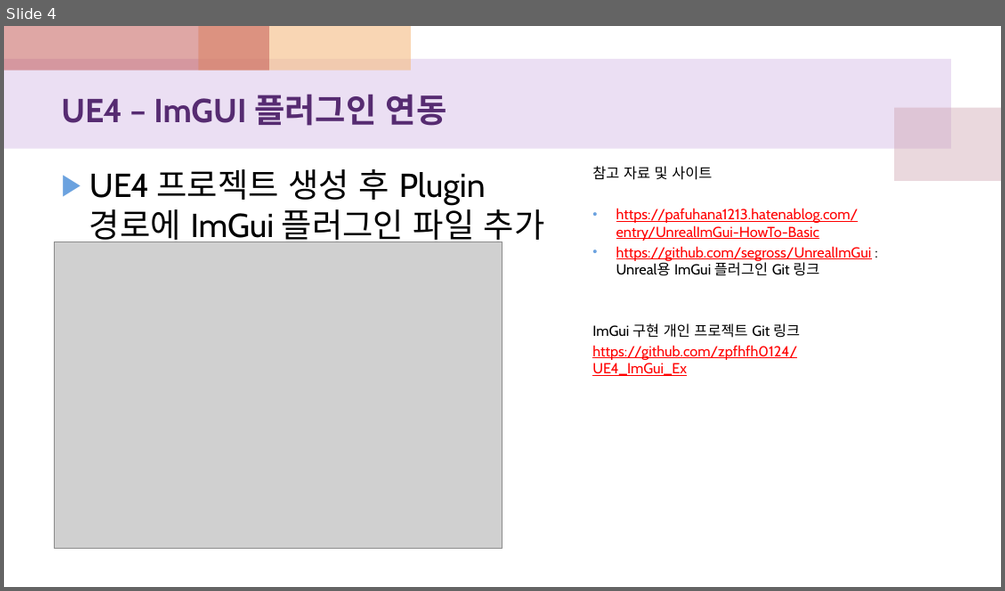
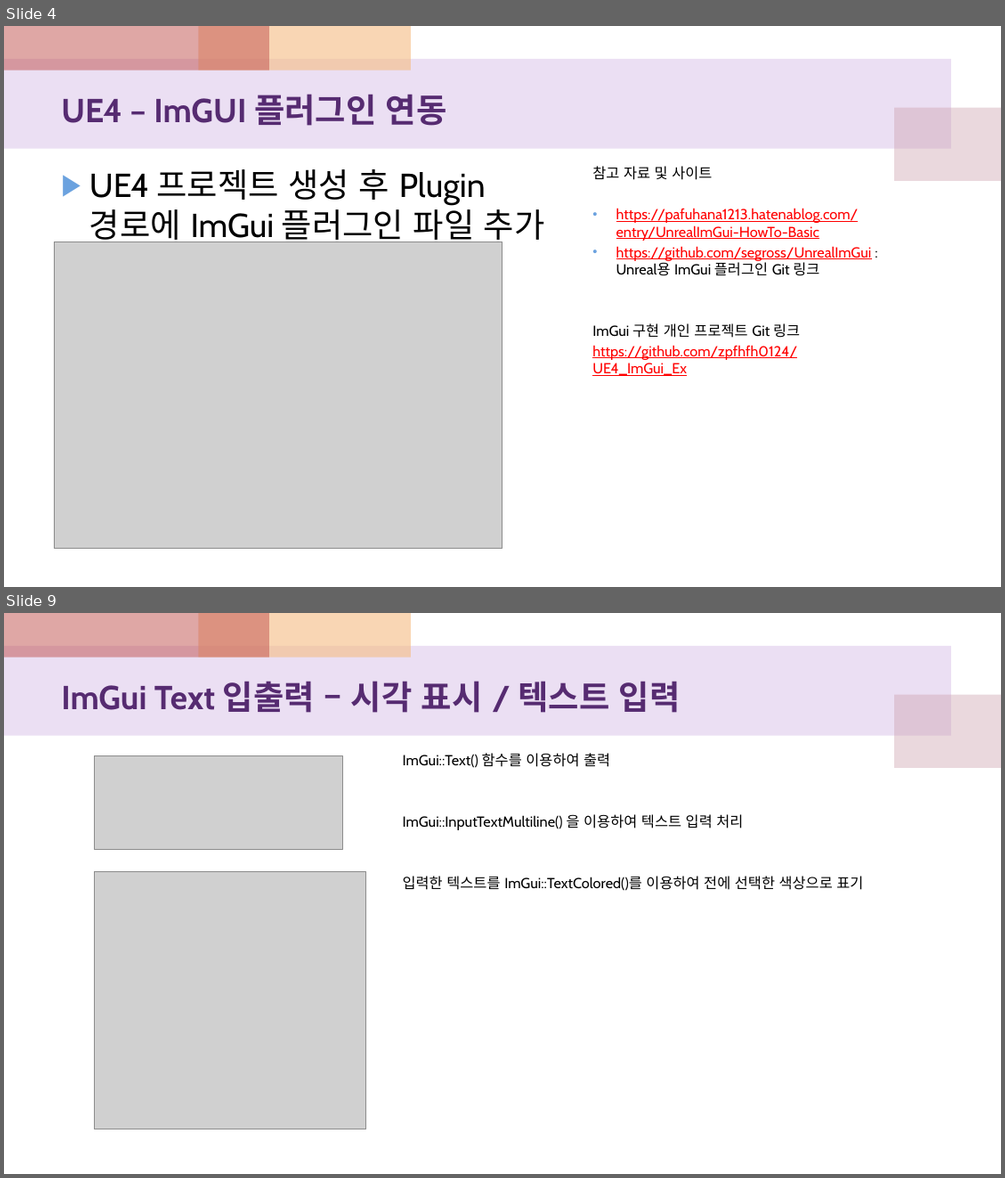
Before and after one commit to zpfhfh0124/UE4_ImGui_Ex, a slide deck: UE4_ImGui_실습.pptx. Shown one above the other, each under a label of ours: slide 4 before the commit, slides 4 and 9 after it; the slides between them are not shown. The pictures are 1005x591 and 1005x1178 pixels, drawn with LibreOffice and Linux fonts; fonts in the diff are those of the drawing; grey boxes stand for pictures. Boxes give left, top, right and bottom in pixels: in the first picture for what was removed or moved away, otherwise in the second. Text is boxed around its words. In the diff, an @@ line names an element or a change of style, - is before the commit and + after.

```diff
--- a/UE4_ImGui_실습.pptx
+++ b/UE4_ImGui_실습.pptx
@@ slide 9 added at <box>4,613,1001,1174</box>, background #FFFFFF; not listed: 4 template elements that a slide beside it also shows @@
@@ title added at <box>61,681,680,713</box>, 32 pt, text #562B71, bold @@
+ImGui Text 입출력 – 시각 표시 / 텍스트 입력
@@ picture added at <box>94,756,342,850</box> @@
@@ text added at <box>403,753,863,891</box>, 14 pt, text #000000 @@
+ImGui::Text() 함수를 이용하여 출력
+ImGui::InputTextMultiline() 을 이용하여 텍스트 입력 처리
+입력한 텍스트를 ImGui::TextColored()를 이용하여 전에 선택한 색상으로 표기
@@ picture added at <box>94,871,366,1129</box> @@
```
Also in this commit, not shown: 1 slide changed, 7 other slides added, 1 other file.
